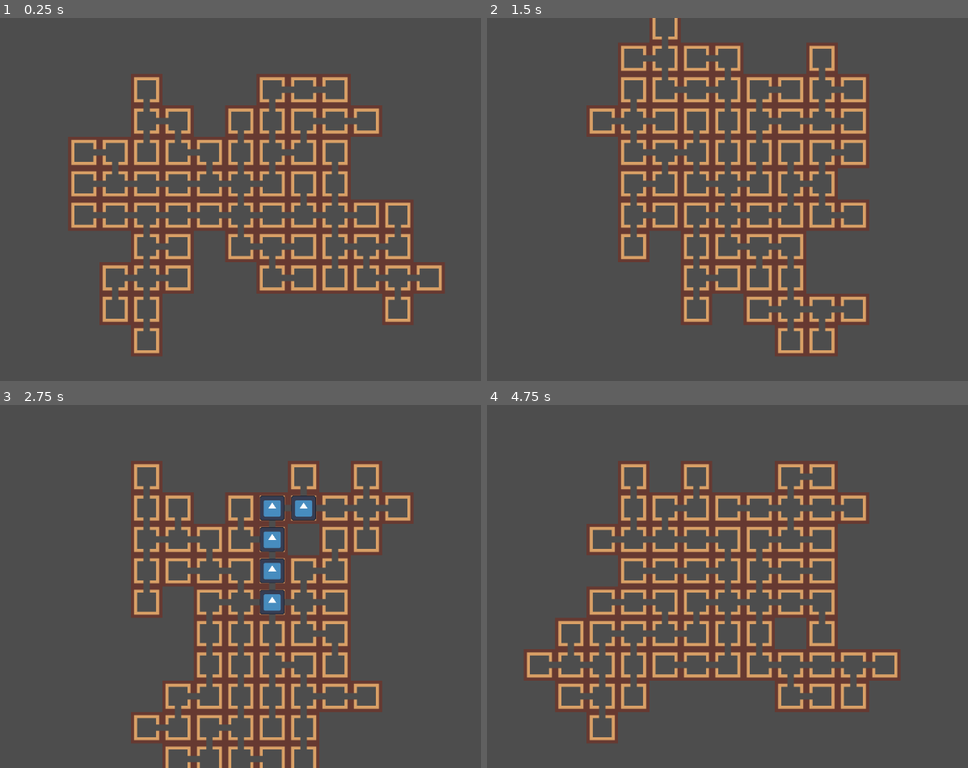
Above: before the commit, frames 1-4 (two rows, left to right).
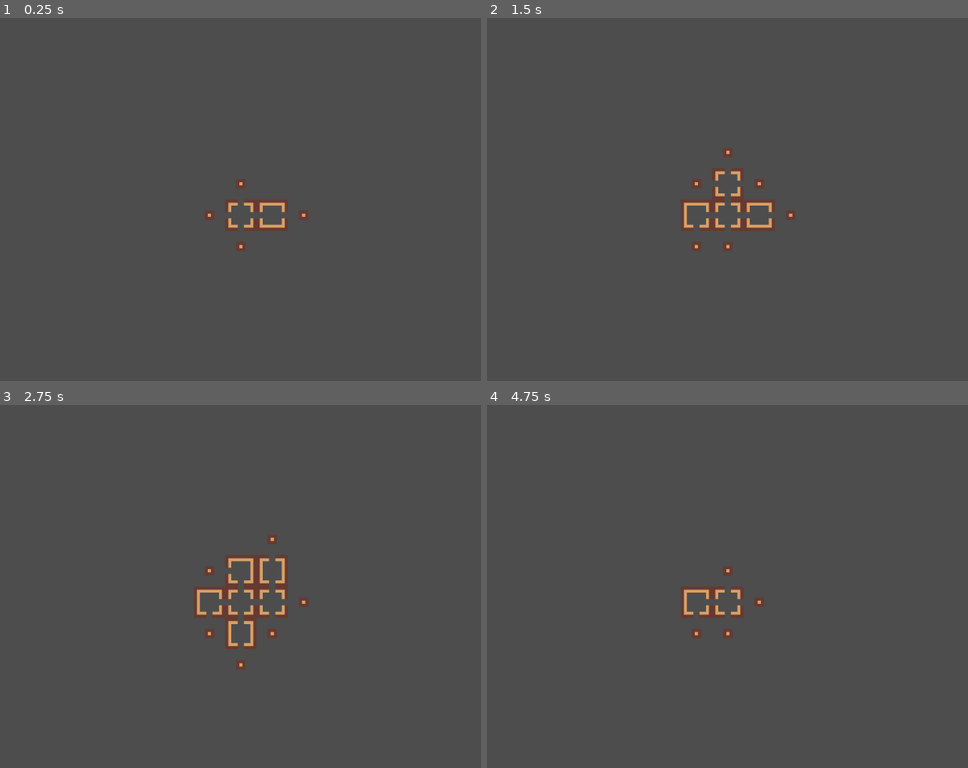
Above: after the commit, the same moments.

Repository: TreacherousDev/Treacherous
Game: Godot game, scene res://main/map_generator.tscn
Two runs of this game, one before a commit and one after it. Both use one fixed random seed, a clock stepped at 60 frames per second and the inputs below. The project has no main scene, so this scene is started directly. The engine's default icon, where the game draws it, is replaced by a stand-in: a white triangle on a blue panel in a dark square.
Inputs (mouse positions are in pixels of both pictures, inside the frame that each line leads up to):
- Up to frame 1 (0.25 s): no input
- Up to frame 2 (1.5 s): tap Enter (ui_accept) at 0.5, 0.77 s; move the mouse to (852, 181) at 0.52 s; hold Up (ui_up) 0.53-1.28 s; click (852, 181) at 0.67 s; move the mouse to (583, 217) at 1.27 s; click (583, 217) at 1.42 s
- Up to frame 3 (2.75 s): tap Enter (ui_accept) at 1.52 s; move the mouse to (288, 506) at 2.02 s; hold Up (ui_up) from 2.03 s (still down); click (288, 506) at 2.17 s
- Up to frame 4 (4.75 s): move the mouse to (679, 659) at 2.77 s; click (679, 659) at 2.92 s; tap Enter (ui_accept) at 3.02, 3.77, 4.52 s; move the mouse to (905, 640) at 3.52 s; release Up (ui_up) at 3.53 s; click (905, 640) at 3.67 s; move the mouse to (520, 532) at 4.27 s; click (520, 532) at 4.42 s

The runs differ from the first frame. In frame 1, 19% of the frame differs, in the area x 14-93%, y 15-94%; in frame 2, 19%; in frame 3, 17%; in frame 4, 19%, in the area x 7-86%, y 15-94%.

Commit message:
optimized cell data storing

Diff:
--- a/main/icon.tscn
+++ b/main/icon.tscn
@@ -3,5 +3,5 @@
 [ext_resource type="Texture2D" uid="uid://cyvhphdgsa8h7" path="res://main/icon.svg" id="1_ugajb"]
 
 [node name="Icon" type="Sprite2D"]
-scale = Vector2(0.5, 0.5)
+scale = Vector2(0.4, 0.4)
 texture = ExtResource("1_ugajb")
--- a/main/map_generator.gd
+++ b/main/map_generator.gd
@@ -23,8 +23,8 @@
 	var origin = Vector2i.ZERO
 	var first_room = 15
 	set_cell(0, origin, 0, Vector2i(first_room, 0))
-	cell_parent_position[origin] = null
-	cell_parent_direction[origin] = null
+#	cell_parent_position[origin] = null
+#	cell_parent_direction[origin] = null
 	cell_depth[origin] = 0
 	mark_cells_to_fill_next(Vector2i(0, 0))
 	active_cells.append(Vector2i(0,0))
@@ -34,7 +34,8 @@
 	if Input.is_action_just_pressed("ui_accept"):
 		get_tree().reload_current_scene()
 	if Input.is_action_just_pressed("ui_up"):
-#		print(cell_depth)
+		print(cell_parent_direction)
+		print(cell_parent_position)
 		pass
 
 func _input(event):
@@ -50,7 +51,7 @@
 	var current_location = location
 	if !cell_parent_position.has(location):
 		return
-	while cell_parent_position[current_location] != null:
+	while cell_parent_position.has(current_location):
 		await get_tree().process_frame
 		var new_icon = icon.instantiate()
 		add_child(new_icon)
@@ -66,13 +67,11 @@
 
 	for cell in active_cells:
 		var cells_to_fill = get_cells_to_fill(cell)
-
 		#randomize order so that one side doesnt have skewed chances of spawning rooms with more branches
-		#array.shuffle() is not used as it isnt attached to the seed and would make maps irreproducible
 		shuffle_array_with_seed(cells_to_fill)
 
 		for cell_to_fill in cells_to_fill:
-#			await get_tree().process_frame
+			await get_tree().create_timer(0.2).timeout
 			next_active_cells.append(cell_to_fill)
 
 			var wall_openings := get_wall_openings(cell_to_fill)
@@ -93,8 +92,10 @@
 	elif tile_count < max_tiles:
 		print("Map generation failed due to active nodes running out prematurely")
 
-# Fisher-Yates shuffle algorithm
-func shuffle_array_with_seed(array):
+#input: array
+#output: the same array with randomized order using Fisher-Yates shuffle algorithm
+#array.shuffle() is not used as it isnt attached to the seed and would make maps irreproducible
+func shuffle_array_with_seed(array: Array):
 	for i in range(array.size() - 1, 0, -1):
 		var j = rng.randi() % (i + 1)
 		var temp = array[i]
@@ -103,9 +104,8 @@
 	return array
 
 #method to spawn rooms
-func manage_room_spawning(cell_to_fill, parent_direction):
+func manage_room_spawning(cell_to_fill: Vector2i, parent_direction: int):
 	manipulate_map(cell_to_fill, parent_direction)
-
 	#pick a random available room if tile threshold hasnt been met
 	#spawn a closing rooms otherwise
 	if tile_count < max_tiles:
@@ -113,7 +113,6 @@
 		set_cell(0, cell_to_fill, 0, Vector2i(room_selection[select_random], 0))
 	else:
 		set_cell(0, cell_to_fill, 0, Vector2i(parent_direction, 0))
-
 
 #input: position of cell
 #checks if each direction relative to that cell is empty
@@ -132,18 +131,22 @@
 	return wall_openings
 
 #input: position of cell
-#output: list of positions to fill according to the cell's open branches
-func get_cells_to_fill(cell) -> Array:
+#output: list of cells to fill according to the cell's open branches, excluding the branch to parent
+func get_cells_to_fill(cell: Vector2i) -> Array:
 	var room_id: int = get_cell_atlas_coords(0, cell).x
-	var open_directions : Array = get_directions(room_id)
+	var open_directions : Array = get_branch_directions_of_room(room_id)
 	var cells_to_fill : Array = convert_direction_to_cell_coords(open_directions, cell)
+	#exclude parent direction from producible directions if it has a parent
+	#this prevents infinite looping back and forth
+	if cell_parent_position.has(cell):
+		cells_to_fill.erase(cell_parent_position[cell])
+	store_cell_data(cells_to_fill, cell)
 	return cells_to_fill
-
 
 #input: room id
 #output: component bit values of id
 #ex: 14 = [2, 4, 8]
-func get_directions(number: int) -> Array:
+func get_branch_directions_of_room(number: int) -> Array:
 	var direction_numbers := [8, 4, 2, 1]
 	var result := []
 
@@ -161,25 +164,19 @@
 #ex: (0, 0) is a left-right room type, output becomes [(1, 0) (-1, 0)]
 func convert_direction_to_cell_coords(directions: Array, parent_cell: Vector2i) -> Array:
 	var direction_to_coords = {1 : Vector2i.UP, 2 : Vector2i.RIGHT, 4 : Vector2i.DOWN, 8 : Vector2i.LEFT}
+	var cells_to_fill = []
+	for direction in directions.size():
+		var cell = direction_to_coords[directions[direction]] + parent_cell
+		cells_to_fill.append(cell)
+	return cells_to_fill
+
+#stores parenthood data of cells on two separate dictionaries: one for relative position and one for absolute.
+#useful for navigating the path to the origin
+#ex: (1, 0) originates from (0, 0), with a direction of left
+func store_cell_data(cells_to_fill: Array, parent_cell: Vector2i):
 	var coords_to_direction = {Vector2i.UP: 1, Vector2i.RIGHT: 2, Vector2i.DOWN: 4, Vector2i.LEFT: 8}
-	var cells_to_fill = []
-
-	for i in directions.size():
-		var cell = direction_to_coords[directions[i]] + parent_cell
+	for cell in cells_to_fill:
 		var parent_cell_direction = coords_to_direction[parent_cell - cell]
-		cells_to_fill.append(cell)
-		store_cell_data(cell, parent_cell, parent_cell_direction)
-
-	#remove parent direction from producible directions if it has a parent
-	#this prevents infinite looping back and forth
-	if cell_parent_position.has(parent_cell):
-		cells_to_fill.erase(cell_parent_position[parent_cell])
-	return cells_to_fill
-
-#stores parenthood data of cells. useful for navigating and backtracking in the future
-#ex: (1, 0) originates from (0, 0), with a direction of left
-func store_cell_data(cell, parent_cell, parent_cell_direction):
-	if !cell_parent_direction.has(cell):
 		cell_parent_direction[cell] = parent_cell_direction
 		cell_parent_position[cell] = parent_cell
 		cell_depth[cell] = cell_depth[parent_cell] + 1
@@ -208,11 +205,10 @@
 		output_set.append(sum)
 	return output_set
 
-
 #method to spawn temporary nodes
 #occupies opening tiles of produced cell with a placeholder
 #so that other cells dont open towards it and cause conflict
-func mark_cells_to_fill_next(cell):
+func mark_cells_to_fill_next(cell: Vector2i):
 	var cells_to_fill_next = get_cells_to_fill(cell)
 	for cell_to_fill_next in cells_to_fill_next:
 		set_cell(0, cell_to_fill_next, 0, Vector2i.ZERO)
@@ -220,8 +216,9 @@
 
 
 
+#METHODS TO MANIPULATE MAP STRUCTURE
 var room_selection = []
-func manipulate_map(cell, parent_direction):
+func manipulate_map(cell: Vector2i, parent_direction: int):
 	#disable spawning closing rooms if there are few spawnable rooms on the next iteration
 	if cell_depth[cell] > 20:
 		delete_room_from_pool(parent_direction)
@@ -233,16 +230,24 @@
 #		force_spawn_closing_room(parent_direction)
 
 
+#input: room added to pool and how many times to add
+#checks if it already exists in the selection by default and only then increases its odds
+#this prevents rooms from spawning room types that mismatch
 func add_room_to_pool(room_id: int, frequency: int):
 	if (room_selection.has(room_id)):
 		while (frequency > 0):
 			room_selection.append(room_id)
 			frequency -= 1
 
+#input: room deleted from pool
+#only deletes the said room if it isnt the only available room to spawn
+#this prevents null error when calling the method that spawns room because the array is empty
 func delete_room_from_pool(room_id: int):
 	if (room_selection.size() > 1):
 		room_selection.erase(room_id)
 
-func force_spawn_closing_room(direction):
+#input: the direction of the room relative to its parent
+#forces the output array to have the room linking to its parent as the only option
+func force_spawn_closing_room(direction: int):
 	room_selection.clear()
 	room_selection.append(direction)
--- a/main/map_generator.tscn
+++ b/main/map_generator.tscn
@@ -34,7 +34,7 @@
 cell_quadrant_size = 80
 format = 2
 script = ExtResource("2_cap21")
-max_tiles = 50
+max_tiles = 300
 icon = ExtResource("3_wv1aq")
 
 [node name="Camera2D" type="Camera2D" parent="."]
